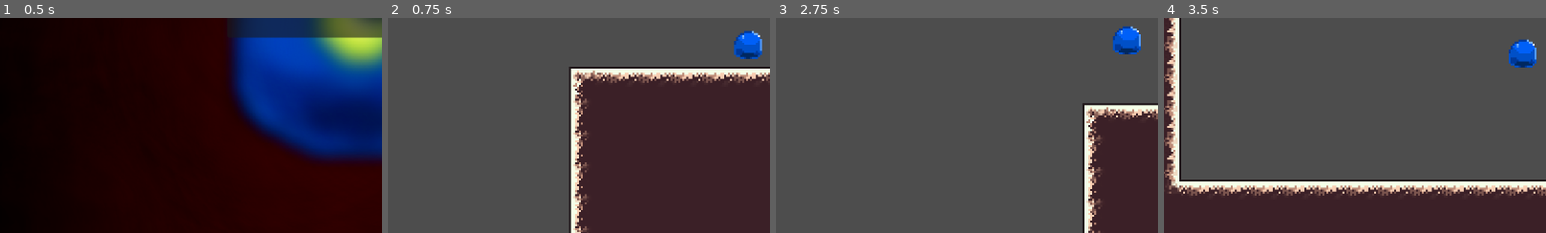
Above: before the commit, frames 1-4 (left to right).
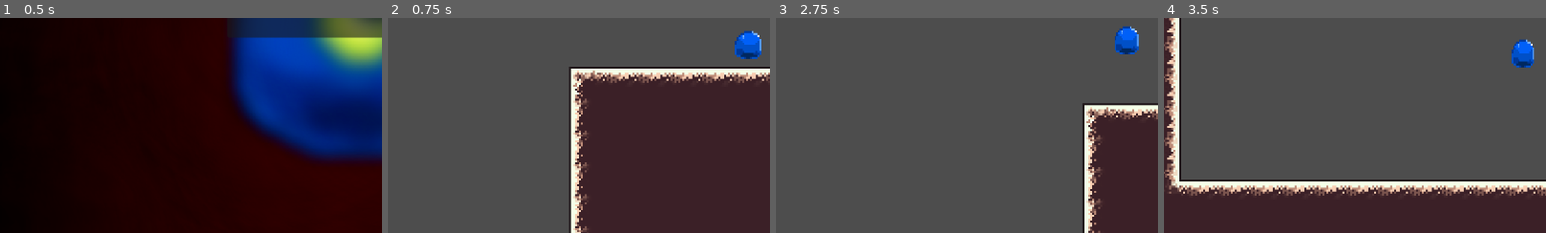
Above: after the commit, the same moments.

Repository: 2026-Hackathon/UnderYourSkin
Game: Godot game, scene res://Scenes/tempmenu.tscn
Same seed, same stepped clock (60 frames per second), same inputs: the game is played once before the commit and once after it.
Inputs (mouse positions are % of the whole screen's width and height, from its top left):
- Up to frame 1 (0.5 s): no input
- Up to frame 2 (0.75 s): click "Play" at 0.5 s
- Up to frame 3 (2.75 s): move the mouse to (72, 45) at 1.27 s; click (72, 45) at 1.42 s; tap Enter at 2 s; drag from (30, 55) to (45, 70) at 2.02 s
- Up to frame 4 (3.5 s): move the mouse to (60, 28) at 2.77 s; click (60, 28) at 2.92 s
The pictures show only the part of the screen within x 3-53%, y 45-95%; the shares and areas given below are measured in that part.

Frame 1 is identical in both runs. In frame 2, 0.1% of the frame differs, in the area x 90-98%, y 5-20%; in frame 3, 0.2%; in frame 4, 0.3%, in the area x 90-98%, y 9-24%.

Commit message:
Add stretch when moving in y

Diff:
--- a/under-your-skin/Scenes/TempScene.tscn
+++ b/under-your-skin/Scenes/TempScene.tscn
@@ -269,6 +269,7 @@
 platform_wall_layers = 1
 script = ExtResource("1_wjk0x")
 max_drag_distance = 101.0
+max_deform_scale = Vector2(0.95, 1)
 
 [node name="Camera2D" type="Camera2D" parent="PlayerCharacter" unique_id=1157114998]
 zoom = Vector2(3, 3)
--- a/under-your-skin/Scripts/player_character.gd
+++ b/under-your-skin/Scripts/player_character.gd
@@ -6,6 +6,8 @@
 @export var air_resistance: float = 0.002
 @export var max_drag_distance: float = 100.0
 @export var momentum_conserve: float = 0.2 #Howmuch Velocity to be conserved between jumps
+@export var max_speed: float = 100
+
 #Drag Vars
 var is_dragging: bool = false
 var drag_start: Vector2
@@ -31,6 +33,8 @@
 #Get the sprite
 @onready var sprite: Sprite2D = get_node("PlayerSprite")
 @onready var animation_player = get_node("AnimationPlayer")
+
+@export var max_deform_scale: Vector2 = Vector2.ONE
 var original_scale: Vector2
 
 #Initilaize some Vals
@@ -112,6 +116,8 @@
 
 	# Update current state AFTER moving
 	was_on_floor = is_on_floor()
+	if not animation_player.is_playing():
+		sprite.scale = lerp(original_scale, original_scale*max_deform_scale, velocity.length() / max_speed)
 	if not was_on_floor_prev and was_on_floor and pre_move_velocity.y > 50.0:
 		animation_player.speed_scale = clamp(500 /pre_move_velocity.length(), 0,10)
 		animation_player.play("hit_floor")
